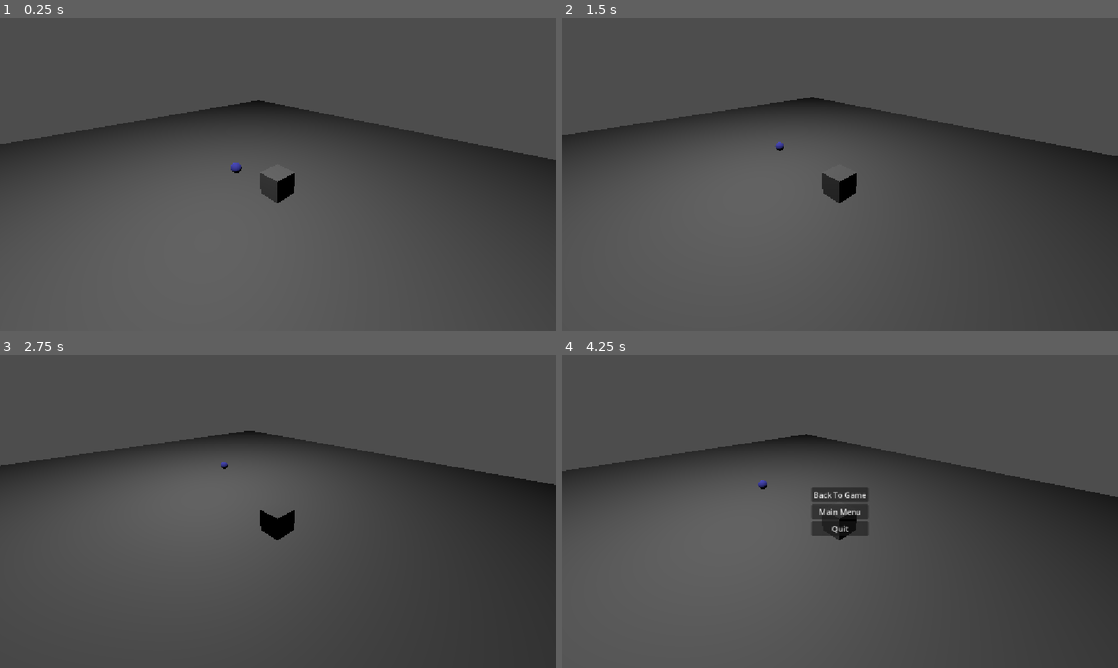
Above: before the commit, frames 1-4 (two rows, left to right).
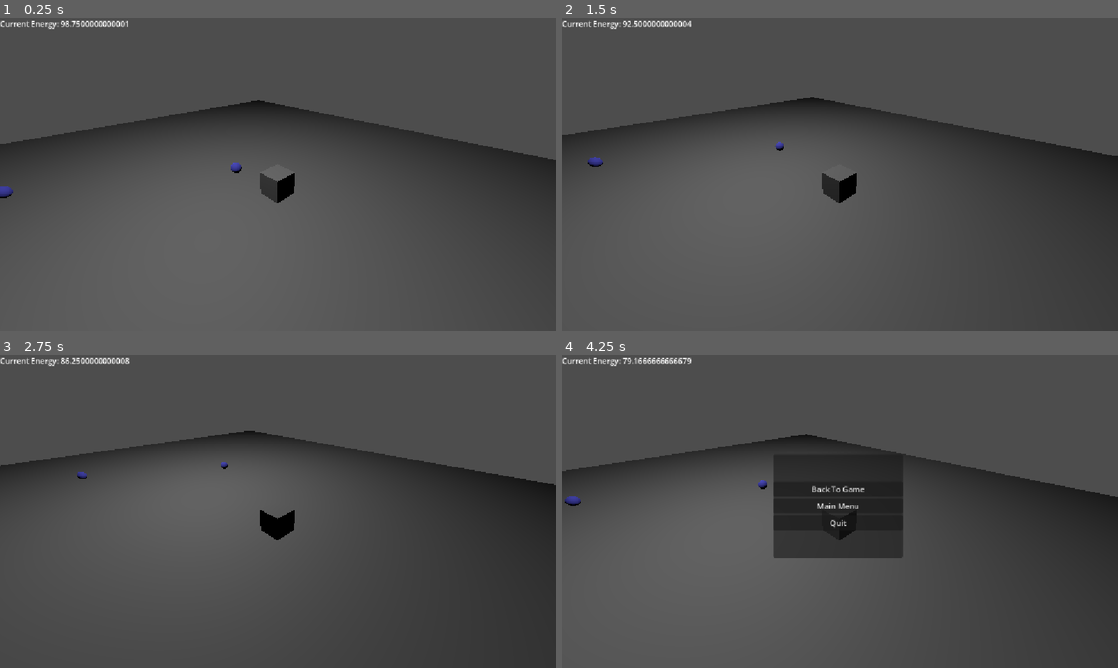
Above: after the commit, the same moments.

Repository: notred27/GMTK_2026
Game: Godot game, scene res://main.tscn
Two runs of this game, one before a commit and one after it. Both use one fixed random seed, a clock stepped at 60 frames per second and the inputs below.
Inputs (mouse positions are in pixels of both pictures, inside the frame that each line leads up to):
- Up to frame 1 (0.25 s): no input
- Up to frame 2 (1.5 s): tap Enter at 0.5 s; move the mouse to (962, 158) at 0.52 s; hold D (right) 0.53-1.28 s; hold E (interact) 0.53-1.28 s; move the mouse to (728, 190) at 1.27 s; hold S (backward) from 1.28 s (still down); tap E (interact) at 1.35 s
- Up to frame 3 (2.75 s): move the mouse to (333, 442) at 2.02 s; release S (backward) at 2.03 s; hold D (right) from 2.03 s (still down); hold E (interact) from 2.03 s (still down)
- Up to frame 4 (4.25 s): move the mouse to (812, 574) at 2.77 s; release D (right) at 2.78 s; release E (interact) at 2.78 s; hold W (forward) 2.78-3.53 s; tap E (interact) at 2.85 s; move the mouse to (1006, 558) at 3.52 s; hold A (left) from 3.53 s (still down); hold E (interact) from 3.53 s (still down); tap Escape (pause) at 4.15 s

The runs differ from the first frame. In frame 1, 0.4% of the frame differs, in the area x 0-23%, y 0-58%; in frame 2, 0.4%; in frame 3, 0.3%; in frame 4, 6.0%, in the area x 0-62%, y 0-65%.
Error after the commit: Parse Error: Class "InteractAction" hides a global script class. (res://interaction/actions/add_energy_action.gd:1)

Commit message:
Updated actions for holding to interact

Diff:
--- /dev/null
+++ b/gmtk-2026/interaction/actions/AddEnergyAction.tscn
@@ -0,0 +1,6 @@
+[gd_scene format=3 uid="uid://bxpm3y1q23ip7"]
+
+[ext_resource type="Script" uid="uid://1u7dc8yaqe6e" path="res://interaction/actions/add_energy_action.gd" id="1_qvu8v"]
+
+[node name="AddEnergyAction" type="Node3D" unique_id=1538335251]
+script = ExtResource("1_qvu8v")
--- /dev/null
+++ b/gmtk-2026/interaction/actions/add_energy_action.gd
@@ -0,0 +1,11 @@
+class_name InteractAction
+extends Node
+
+@export var energy_increase_amount = 10
+
+func call_action(interactor: Node) -> void:
+	var player := interactor as Player
+	if player == null:
+		return
+
+	player.add_energy(energy_increase_amount)
--- a/gmtk-2026/interaction/interactable.gd
+++ b/gmtk-2026/interaction/interactable.gd
@@ -1,23 +1,43 @@
 extends Node
-
 
 @export var action: InteractAction # The action to trigger. Should pass in a ref
 @onready var MeshInstance: Area3D = $Area3D
-@onready var InteractLabel: Label3D = $InteractFlag
+@onready var InteractLabel: Node3D = $InteractionUI
 
 var player_in_area = false
 var player: CharacterBody3D = null
 
+@export var min_frames_held: int = 50
+var cur_frames_held = 0
+var is_activated = false
+
+@onready var ring_material: ShaderMaterial = $InteractionUI/InteractShader.material_override
 
 func _process(delta: float) -> void:
-	if player_in_area and Input.is_action_just_pressed("interact"):
-#		Call the implemented method
+	if player_in_area and (Input.is_action_just_pressed("interact") or Input.is_action_just_released("interact")):
+		is_activated = false
+		cur_frames_held = 0
+		ring_material.set_shader_parameter("fill_amount", 0)
+
+
+	if player_in_area and Input.is_action_pressed("interact"):
+		cur_frames_held += 1
+		var fill_amount = clamp(float(cur_frames_held) / float(min_frames_held), 0.0, 1.0)
+		ring_material.set_shader_parameter("fill_amount", fill_amount)
+
+	if cur_frames_held >= min_frames_held and not is_activated:
+		is_activated = true
 		action.call_action(player)
+
+
 
 
 func _ready() -> void:
 	if InteractLabel:
 		InteractLabel.visible = false
+	if ring_material == null:
+		push_error("InteractShader has no material_override assigned in the Inspector")
+
 
 
 func _on_area_3d_body_entered(body: Node3D) -> void:
--- a/gmtk-2026/interaction/interactable.tscn
+++ b/gmtk-2026/interaction/interactable.tscn
@@ -1,6 +1,7 @@
 [gd_scene format=3 uid="uid://cmxwffrtmbuiy"]
 
 [ext_resource type="Script" uid="uid://b1dhfgbri6ech" path="res://interaction/interactable.gd" id="1_5km56"]
+[ext_resource type="Shader" uid="uid://dxsn8bpvmwbo0" path="res://interaction/interactable_progress.gdshader" id="2_pthh1"]
 
 [sub_resource type="SphereShape3D" id="SphereShape3D_68yga"]
 radius = 0.82747024
@@ -12,6 +13,17 @@
 
 [sub_resource type="SphereShape3D" id="SphereShape3D_5km56"]
 radius = 0.24398255
+
+[sub_resource type="ShaderMaterial" id="ShaderMaterial_84upj"]
+render_priority = 0
+shader = ExtResource("2_pthh1")
+shader_parameter/fill_color = Color(0, 0.9127812, 0.29886615, 1)
+shader_parameter/empty_color = Color(0.3553136, 0.35531354, 0.35531357, 0.2)
+shader_parameter/fill_amount = 0.0
+shader_parameter/ring_radius = 0.2950000140125
+shader_parameter/ring_thickness = 0.094000004465
+
+[sub_resource type="QuadMesh" id="QuadMesh_68yga"]
 
 [node name="Interactable" type="Node3D" unique_id=207452779]
 script = ExtResource("1_5km56")
@@ -33,12 +45,19 @@
 [node name="CollisionShape3D" type="CollisionShape3D" parent="StaticBody3D" unique_id=777392117]
 shape = SubResource("SphereShape3D_5km56")
 
-[node name="InteractFlag" type="Label3D" parent="." unique_id=2020725453]
+[node name="InteractionUI" type="Node3D" parent="." unique_id=834691425]
+
+[node name="InteractFlag" type="Label3D" parent="InteractionUI" unique_id=2020725453]
 transform = Transform3D(1, 0, 0, 0, 1, 0, 0, 0, 1, 0, 0.876965, 0)
 billboard = 2
 double_sided = false
 text = "E"
 font_size = 64
 
+[node name="InteractShader" type="MeshInstance3D" parent="InteractionUI" unique_id=985832405]
+transform = Transform3D(0.7015898, 0, -0.7125811, 0, 1, 0, 0.7125811, 0, 0.7015898, 0, 0.8849213, 0)
+material_override = SubResource("ShaderMaterial_84upj")
+mesh = SubResource("QuadMesh_68yga")
+
 [connection signal="body_entered" from="Area3D" to="." method="_on_area_3d_body_entered"]
 [connection signal="body_exited" from="Area3D" to="." method="_on_area_3d_body_exited"]
--- /dev/null
+++ b/gmtk-2026/interaction/interactable_progress.gdshader
@@ -0,0 +1,25 @@
+shader_type spatial;
+render_mode unshaded, cull_disabled, blend_mix, depth_draw_never;
+
+uniform vec4 fill_color : source_color = vec4(1.0);
+uniform vec4 empty_color : source_color = vec4(1.0, 1.0, 1.0, 0.2);
+uniform float fill_amount : hint_range(0.0, 1.0) = 0.0;
+uniform float ring_radius : hint_range(0.0, 0.5) = 0.4;
+uniform float ring_thickness : hint_range(0.0, 0.2) = 0.05;
+
+void fragment() {
+	vec2 centered = UV - vec2(0.5);
+	float dist = length(centered);
+
+	// Circle calc
+	float outer = ring_radius + ring_thickness * 0.5;
+	float inner = ring_radius - ring_thickness * 0.5;
+	if (dist > outer || dist < inner) discard;
+
+	float angle = degrees(atan(centered.y, centered.x)) + 180.0;
+	angle = mod(angle - 90.0 + 360.0, 360.0); // Rotate fill
+
+	vec4 col = angle <= fill_amount * 360.0 ? fill_color : empty_color;
+	ALBEDO = col.rgb;
+	ALPHA = col.a;
+}
--- a/gmtk-2026/main.tscn
+++ b/gmtk-2026/main.tscn
@@ -2,6 +2,7 @@
 
 [ext_resource type="PackedScene" uid="uid://c3cmojtfo1iom" path="res://player/Player.tscn" id="1_ig7tw"]
 [ext_resource type="PackedScene" uid="uid://cmxwffrtmbuiy" path="res://interaction/interactable.tscn" id="2_0xm2m"]
+[ext_resource type="PackedScene" uid="uid://bxpm3y1q23ip7" path="res://interaction/actions/AddEnergyAction.tscn" id="2_lquwl"]
 [ext_resource type="PackedScene" uid="uid://b8vavc8k80ffg" path="res://interaction/actions/PrintAction.tscn" id="3_1bvp3"]
 [ext_resource type="PackedScene" uid="uid://bifngjkgjpwft" path="res://menus/pause_menu.tscn" id="3_h2yge"]
 
@@ -12,32 +13,43 @@
 
 [node name="Main" type="Node3D" unique_id=454559609]
 
-[node name="Floor" type="StaticBody3D" parent="." unique_id=1789883261]
-collision_layer = 7
-collision_mask = 7
-
-[node name="CollisionShape3D" type="CollisionShape3D" parent="Floor" unique_id=1166752537]
-transform = Transform3D(1, 0, 0, 0, 1, 0, 0, 0, 1, -0.087677, 0, 0.043052673)
-shape = SubResource("BoxShape3D_68yga")
-
-[node name="MeshInstance3D" type="MeshInstance3D" parent="Floor" unique_id=1522873621]
-transform = Transform3D(17.915, 0, 0, 0, 17.915, 0, 0, 0, 17.915, 0, 0, 0)
-mesh = SubResource("PlaneMesh_68yga")
-
 [node name="Player" parent="." unique_id=1844018048 instance=ExtResource("1_ig7tw")]
 transform = Transform3D(1, 0, 0, 0, 1, 0, 0, 0, 1, 2.8864784, 1.045702, 1.0664711)
 
-[node name="Interactable" parent="." unique_id=207452779 node_paths=PackedStringArray("action", "player") instance=ExtResource("2_0xm2m")]
-transform = Transform3D(1, 0, 0, 0, 1, 0, 0, 0, 1, 2.5464249, 0.9094826, -1.3704842)
-action = NodePath("Action")
-player = NodePath("../Player")
+[node name="PauseMenu" parent="." unique_id=1770680041 instance=ExtResource("3_h2yge")]
+process_mode = 3
 
-[node name="Action" parent="Interactable" unique_id=1015784938 instance=ExtResource("3_1bvp3")]
+[node name="Environment" type="Node3D" parent="." unique_id=1732467388]
 
-[node name="OmniLight3D" type="OmniLight3D" parent="." unique_id=1088980585]
+[node name="OmniLight3D" type="OmniLight3D" parent="Environment" unique_id=1088980585]
 transform = Transform3D(1, 0, 0, 0, 1, 0, 0, 0, 1, 0, 10.75487, 0)
 light_energy = 4.467
 omni_range = 32.097954
 
-[node name="PauseMenu" parent="." unique_id=1770680041 instance=ExtResource("3_h2yge")]
-process_mode = 3
+[node name="Floor" type="StaticBody3D" parent="Environment" unique_id=1789883261]
+collision_layer = 7
+collision_mask = 7
+
+[node name="CollisionShape3D" type="CollisionShape3D" parent="Environment/Floor" unique_id=1166752537]
+transform = Transform3D(1, 0, 0, 0, 1, 0, 0, 0, 1, -0.087677, 0, 0.043052673)
+shape = SubResource("BoxShape3D_68yga")
+
+[node name="MeshInstance3D" type="MeshInstance3D" parent="Environment/Floor" unique_id=1522873621]
+transform = Transform3D(17.915, 0, 0, 0, 17.915, 0, 0, 0, 17.915, 0, 0, 0)
+mesh = SubResource("PlaneMesh_68yga")
+
+[node name="Objects" type="Node3D" parent="." unique_id=524574191]
+
+[node name="EnergyTest" parent="Objects" unique_id=1459365342 node_paths=PackedStringArray("action") instance=ExtResource("2_0xm2m")]
+transform = Transform3D(1, 0, 0, 0, 1, 0, 0, 0, 1, -5.167514, 0.75, -6.588828)
+action = NodePath("AddEnergyAction")
+
+[node name="AddEnergyAction" parent="Objects/EnergyTest" unique_id=1538335251 instance=ExtResource("2_lquwl")]
+transform = Transform3D(1, 0, 0, 0, 1, 0, 0, 0, 1, 5.167514, -0.75, 6.588828)
+energy_increase_amount = 20
+
+[node name="PrintTest" parent="Objects" unique_id=207452779 node_paths=PackedStringArray("action") instance=ExtResource("2_0xm2m")]
+transform = Transform3D(1, 0, 0, 0, 1, 0, 0, 0, 1, 2.5464249, 0.9094826, -1.3704842)
+action = NodePath("Action")
+
+[node name="Action" parent="Objects/PrintTest" unique_id=1015784938 instance=ExtResource("3_1bvp3")]
--- a/gmtk-2026/menus/main_menu.tscn
+++ b/gmtk-2026/menus/main_menu.tscn
@@ -57,7 +57,7 @@
 grow_horizontal = 2
 grow_vertical = 2
 theme_override_font_sizes/font_size = 64
-text = "TITLE!"
+text = "Revolutions"
 horizontal_alignment = 1
 vertical_alignment = 1
 
--- a/gmtk-2026/menus/pause_menu.tscn
+++ b/gmtk-2026/menus/pause_menu.tscn
@@ -11,33 +11,42 @@
 grow_vertical = 2
 script = ExtResource("1_s0u37")
 
-[node name="VBoxContainer" type="VBoxContainer" parent="." unique_id=566004819]
+[node name="Panel" type="Panel" parent="." unique_id=207668696]
+custom_minimum_size = Vector2(200, 100)
 layout_mode = 1
 anchors_preset = 8
 anchor_left = 0.5
 anchor_top = 0.5
 anchor_right = 0.5
 anchor_bottom = 0.5
-offset_left = -59.0
-offset_top = -50.5
-offset_right = 59.0
-offset_bottom = 50.5
+offset_left = -138.0
+offset_top = -118.0
+offset_right = 130.0
+offset_bottom = 96.0
+grow_horizontal = 2
+grow_vertical = 2
+
+[node name="VBoxContainer" type="VBoxContainer" parent="Panel" unique_id=566004819]
+layout_mode = 1
+anchors_preset = 15
+anchor_right = 1.0
+anchor_bottom = 1.0
 grow_horizontal = 2
 grow_vertical = 2
 alignment = 1
 
-[node name="Back" type="Button" parent="VBoxContainer" unique_id=34931459]
+[node name="Back" type="Button" parent="Panel/VBoxContainer" unique_id=34931459]
 layout_mode = 2
 text = "Back To Game"
 
-[node name="MainMenu" type="Button" parent="VBoxContainer" unique_id=1649222154]
+[node name="MainMenu" type="Button" parent="Panel/VBoxContainer" unique_id=1649222154]
 layout_mode = 2
 text = "Main Menu"
 
-[node name="Quit" type="Button" parent="VBoxContainer" unique_id=625582925]
+[node name="Quit" type="Button" parent="Panel/VBoxContainer" unique_id=625582925]
 layout_mode = 2
 text = "Quit"
 
-[connection signal="pressed" from="VBoxContainer/Back" to="." method="_on_back_pressed"]
-[connection signal="pressed" from="VBoxContainer/MainMenu" to="." method="_on_main_menu_pressed"]
-[connection signal="pressed" from="VBoxContainer/Quit" to="." method="_on_quit_pressed"]
+[connection signal="pressed" from="Panel/VBoxContainer/Back" to="." method="_on_back_pressed"]
+[connection signal="pressed" from="Panel/VBoxContainer/MainMenu" to="." method="_on_main_menu_pressed"]
+[connection signal="pressed" from="Panel/VBoxContainer/Quit" to="." method="_on_quit_pressed"]
--- a/gmtk-2026/player/Player.gd
+++ b/gmtk-2026/player/Player.gd
@@ -1,3 +1,4 @@
+class_name Player
 extends CharacterBody3D
 
 @export var speed = 4
@@ -26,4 +27,9 @@
 
 func drain_energy(delta: float) -> void:
 	energy = max(energy - energy_drain_rate * delta, 0.0)
+	$PlayerUI/CurrentEnergy.text = "Current Energy: %s" % [energy]
+
 	#print(energy)
+
+func add_energy(val: float):
+	energy += val
--- a/gmtk-2026/player/Player.tscn
+++ b/gmtk-2026/player/Player.tscn
@@ -27,3 +27,15 @@
 size = 14.07395
 near = 0.012
 script = ExtResource("2_kpjcp")
+
+[node name="PlayerUI" type="Control" parent="." unique_id=1955513441]
+layout_mode = 3
+anchors_preset = 0
+offset_right = 40.0
+offset_bottom = 40.0
+
+[node name="CurrentEnergy" type="Label" parent="PlayerUI" unique_id=270945664]
+layout_mode = 0
+offset_right = 40.0
+offset_bottom = 23.0
+text = "Current Energy: 100"
--- a/gmtk-2026/project.godot
+++ b/gmtk-2026/project.godot
@@ -70,3 +70,6 @@
 [rendering]
 
 rendering_device/driver.windows="d3d12"
+scaling_3d/mode=1
+scaling_3d/mode.ios=1
+scaling_3d/mode.macos=1
Not shown, added: gmtk-2026/interaction/actions/add_energy_action.gd.uid
Not shown, added: gmtk-2026/interaction/interactable_progress.gdshader.uid
